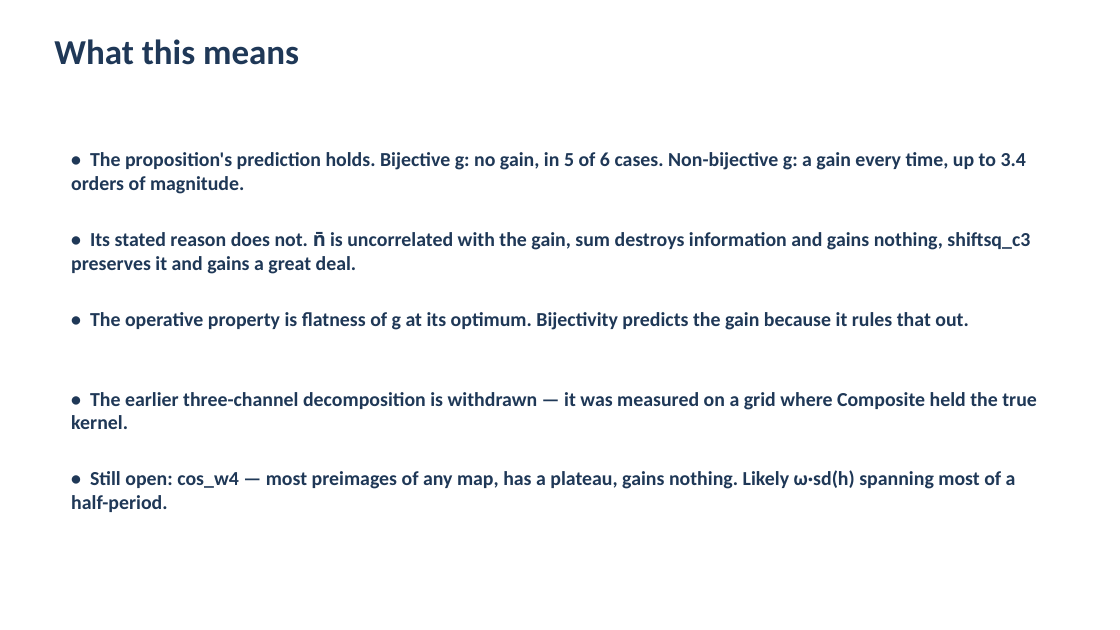
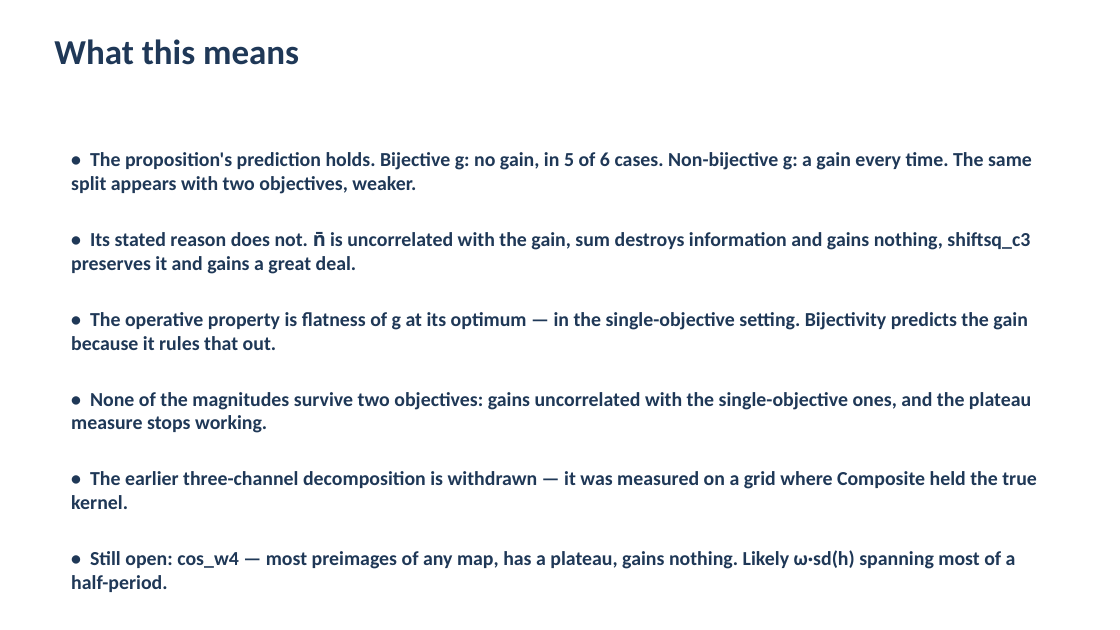
Before and after one commit to MuhammadAli-CS/three-arm-composite, a slide deck: slide 16 of slides/composite_matern.pptx (slide 12 before the commit). Drawn at 1120x630 pixels with LibreOffice and Linux fonts; fonts in the diff are those of the drawing. Boxes give left, top, right and bottom in pixels: in the first picture for what was removed or moved away, otherwise in the second. Text is boxed around its words. In the diff, an @@ line names an element or a change of style, - is before the commit and + after.

```diff
--- a/slides/composite_matern.pptx
+++ b/slides/composite_matern.pptx
@@ text at (71, 152, 1032, 194): text changed @@
-• The proposition's prediction holds. Bijective g: no gain, in 5 of 6 cases. Non-bijective g: a gain every time, up to 3.4 orders of magnitude.
+• The proposition's prediction holds. Bijective g: no gain, in 5 of 6 cases. Non-bijective g: a gain every time. The same split appears with two objectives, weaker.
@@ text at (71, 312, 1027, 350): text changed @@
-• The operative property is flatness of g at its optimum. Bijectivity predicts the gain because it rules that out.
+• The operative property is flatness of g at its optimum — in the single-objective setting. Bijectivity predicts the gain because it rules that out.
@@ text added at (71, 392, 1031, 433), 17 pt, text #1F3857, bold @@
+• None of the magnitudes survive two objectives: gains uncorrelated with the single-objective ones, and the plateau measure stops working.
@@ text "• The earlier three-channel decomposition ...": place and size @@
-text "• The earlier three-channel decomposition ..." at (71, 392, 1037, 429)
+text "• The earlier three-channel decomposition ..." at (71, 471, 1037, 509)
@@ text "• Still open: cos_w4 — ...": place and size @@
-text "• Still open: cos_w4 — ..." at (71, 470, 1016, 512)
+text "• Still open: cos_w4 — ..." at (71, 550, 1016, 592)
```
Also in this commit, not shown: 1 other slide changed, 4 slides added, 8 other files.
